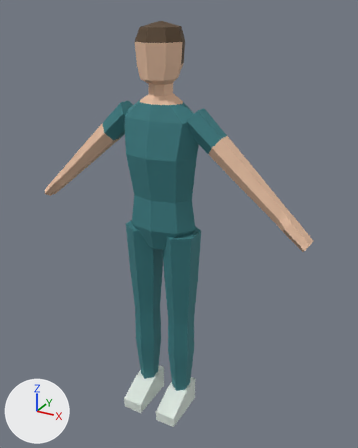
Renders of the FBX model Assets/Character/Nurse_Female_Scrubs/Nurse_Female_Scrubs.fbx from each side of a commit.
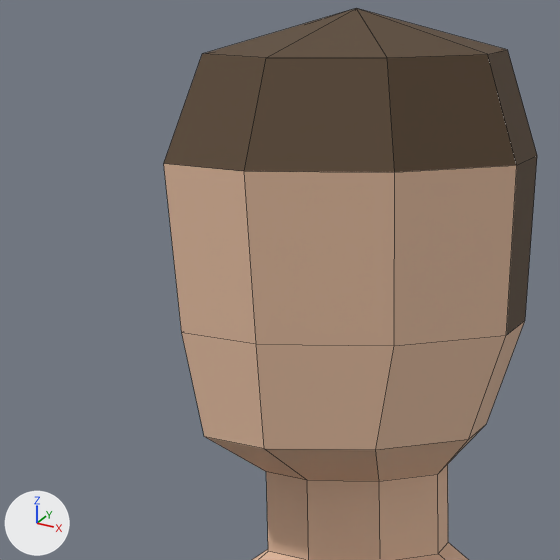
Each version appears first whole from a camera (50 mm lens) standing at (0.96, -1.608, 1.726) and looking at (0.056, 0.035, 0.905), and next in a close-up on the part from 31% to 53% of the width and 4% to 21% of the height. The axes (+X, +Y, +Z) are drawn at lower left. The lights are the same throughout. The first two pictures are the older version. The close-ups show mesh edges as thin lines.

Objects in the first close-up: 'Nurse_Female_Scrubs'.
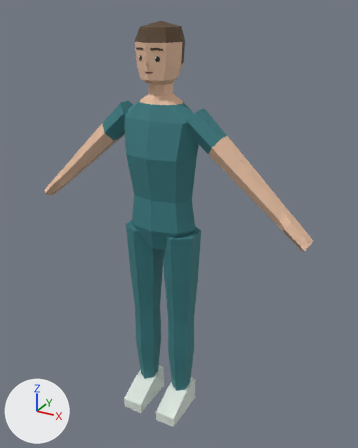
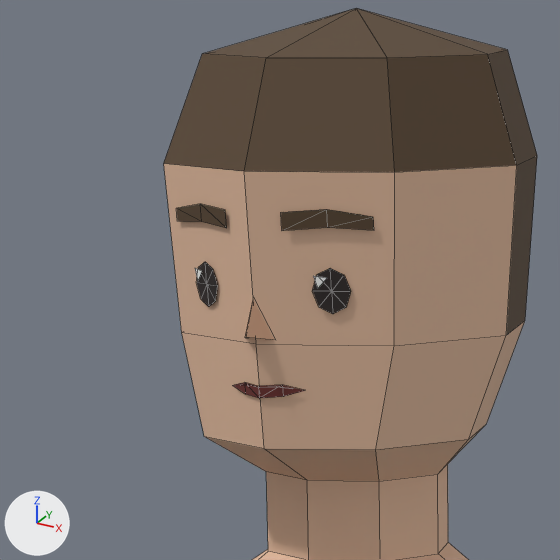
Boxes (x1, y1, x2, y2) around the edits, measured in the close-ups (560 x 560 px):
part 1 of me_nurse_female_scrubs, added
    after: (176, 204, 374, 398)

The change in detail:
Picture 'FacePalette.png' (img_facepalette_png) is new.
Material 'Nurse_Female_Scrubs_Face' (mat_nurse_female_scrubs_face) is new.
Its texture is img_facepalette_png.
Its roughness is 0.55.
me_nurse_female_scrubs is used by ob_nurse_female_scrubs; location (0.0, 0.0, 0.0).
me_nurse_female_scrubs had 249 vertices, 228 faces and spanned x -0.61..0.61, y -0.15..0.1, z 0.0..1.68.
me_nurse_female_scrubs now has 329 vertices, 289 faces and spans x -0.61..0.61, y -0.15..0.1, z 0.0..1.68.
Part 1, on me_nurse_female_scrubs:
80 vertices are added at x -0.05..0.05, y -0.1..-0.07, z 1.51..1.6.
53 new faces join them, mat_nurse_female_scrubs_face (picture img_facepalette_png).
8 new faces join them, mat_nurse_female_scrubs_hair (brown #594530).
me_nurse_female_scrubs gains material mat_nurse_female_scrubs_face (picture img_facepalette_png).
